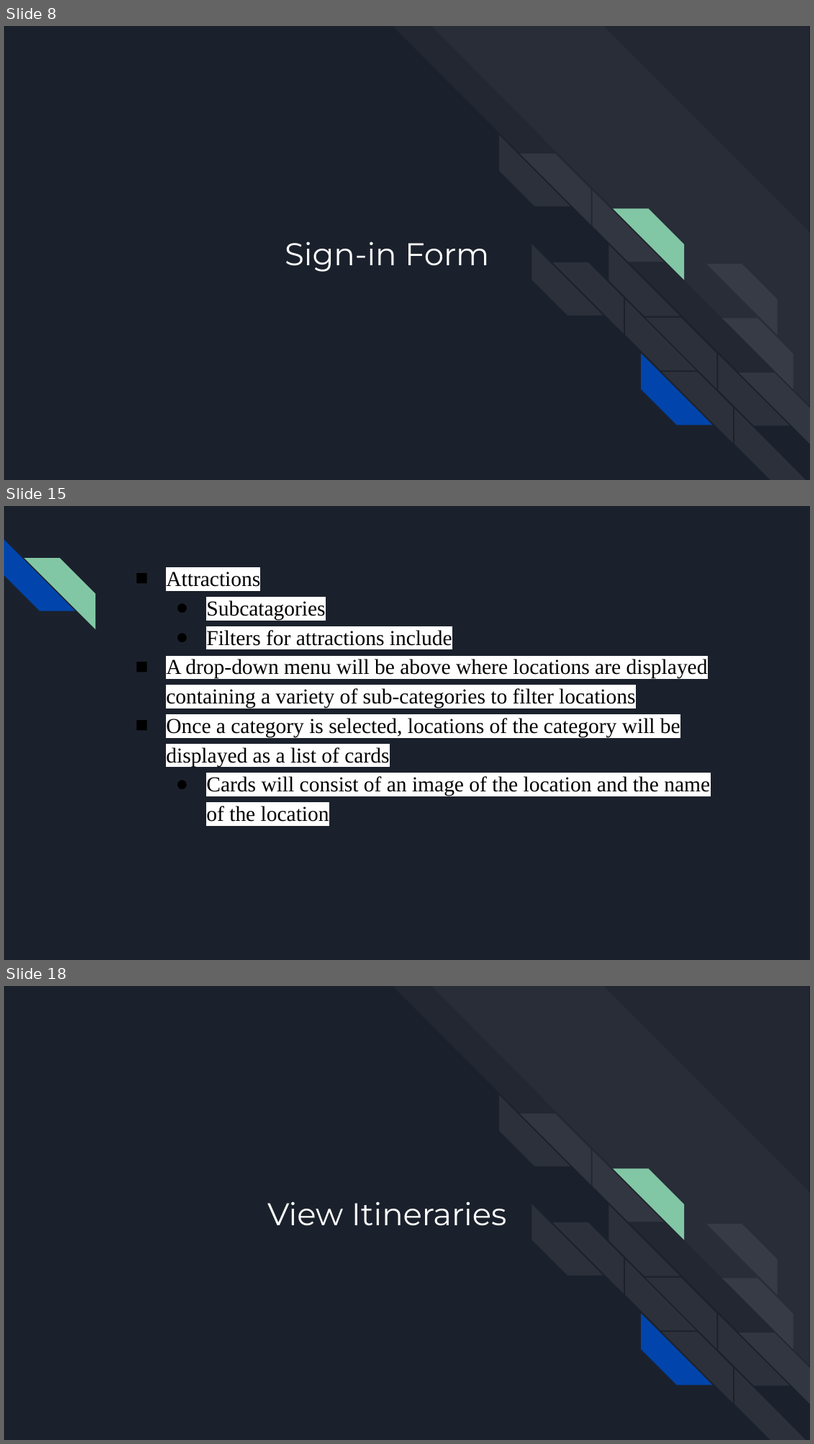
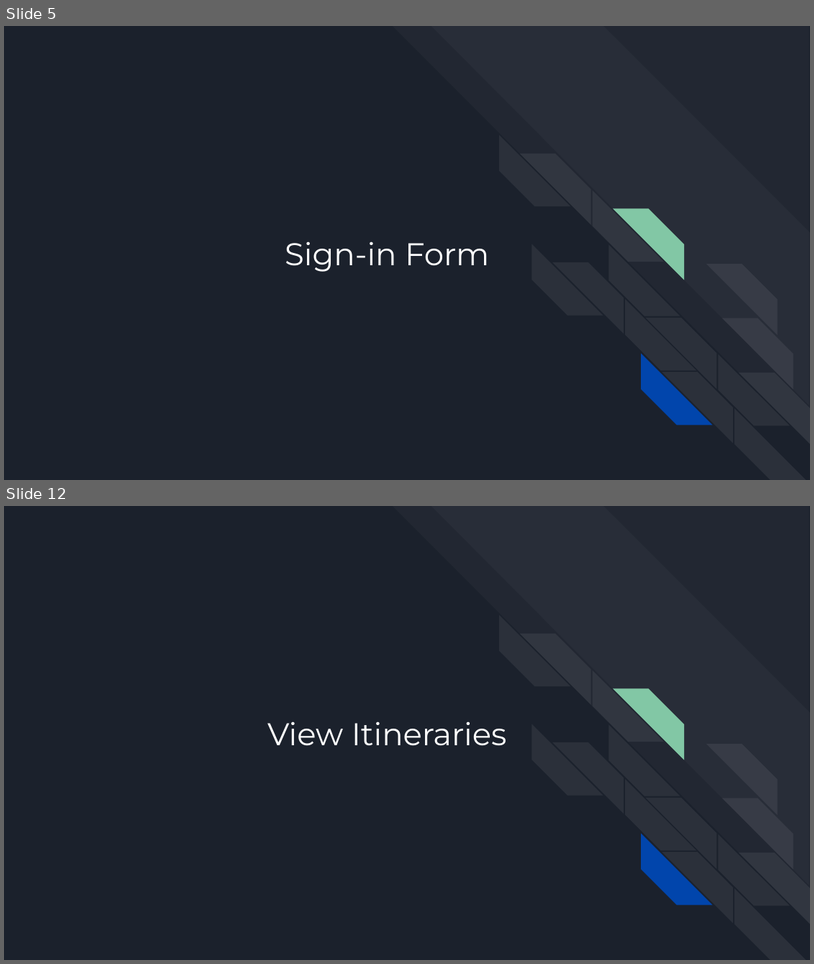
Before and after one commit to DustinWZook/Atlas-Itinerary, a slide deck: Documents/CSCI 4805 Project Requirements.pptx. Shown one above the other, each under a label of ours: slides 8, 15 and 18 before the commit, slides 5 and 12 after it; the slides between them are not shown. The pictures are 814x1444 and 814x964 pixels, drawn with LibreOffice and Linux fonts; fonts in the diff are those of the drawing. Boxes give left, top, right and bottom in pixels: in the first picture for what was removed or moved away, otherwise in the second. Text is boxed around its words. In the diff, an @@ line names an element or a change of style, - is before the commit and + after.

```diff
--- a/Documents/CSCI 4805 Project Requirements.pptx
+++ b/Documents/CSCI 4805 Project Requirements.pptx
@@ slide 15 removed at [4,506,810,960], background #1B212C @@
@@ diag stripe removed at [4,540,75,611] @@
@@ diag stripe removed at [24,558,95,628] @@
@@ text removed at [166,572,710,821] @@
-    ■ Attractions
-      ● Subcatagories
-      ● Filters for attractions include
-    ■ A drop-down menu will be above where locations are displayed containing a variety of sub-categories to filter locations
-    ■ Once a category is selected, locations of the category will be displayed as a list of cards
-      ● Cards will consist of an image of the location and the name of the location
@@ what was slide 8 is now slide 5 @@
@@ what was slide 18 is now slide 12 @@
```
Also in this commit, not shown: 2 slides changed, 8 slides added, 17 other slides removed.
